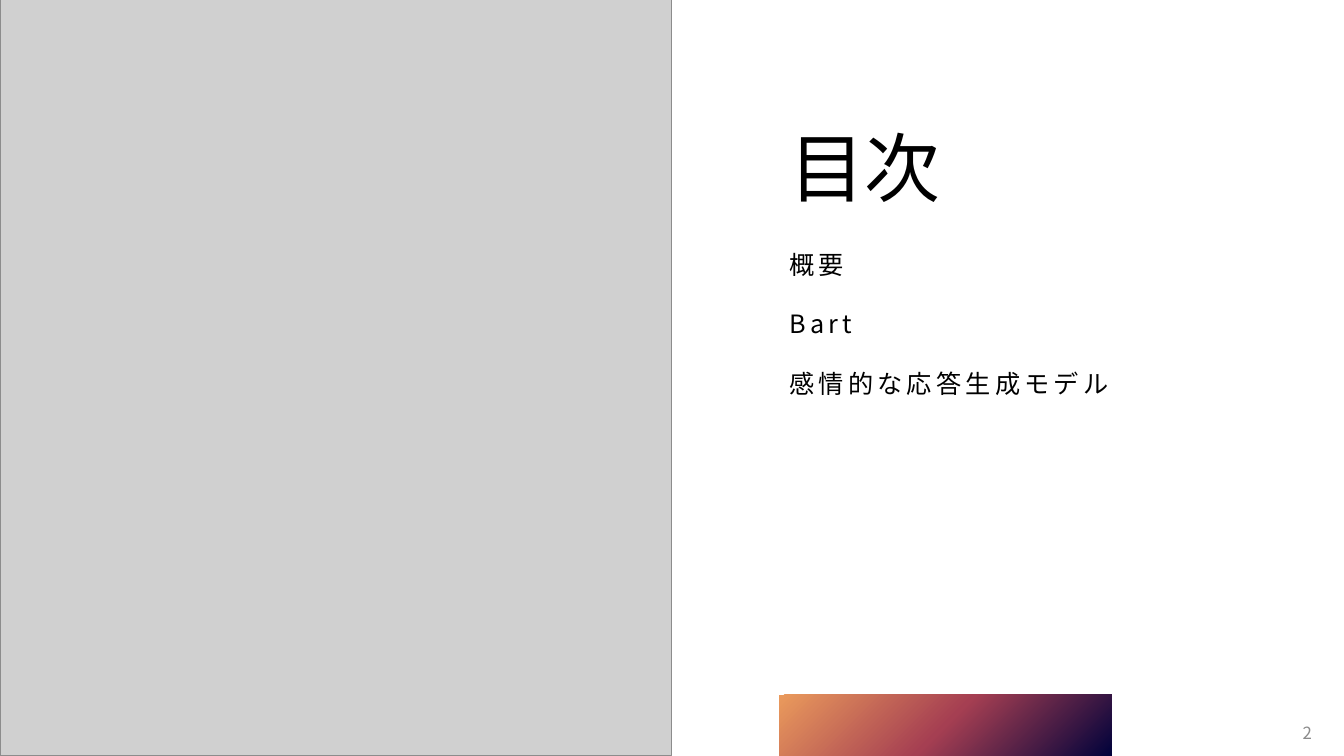
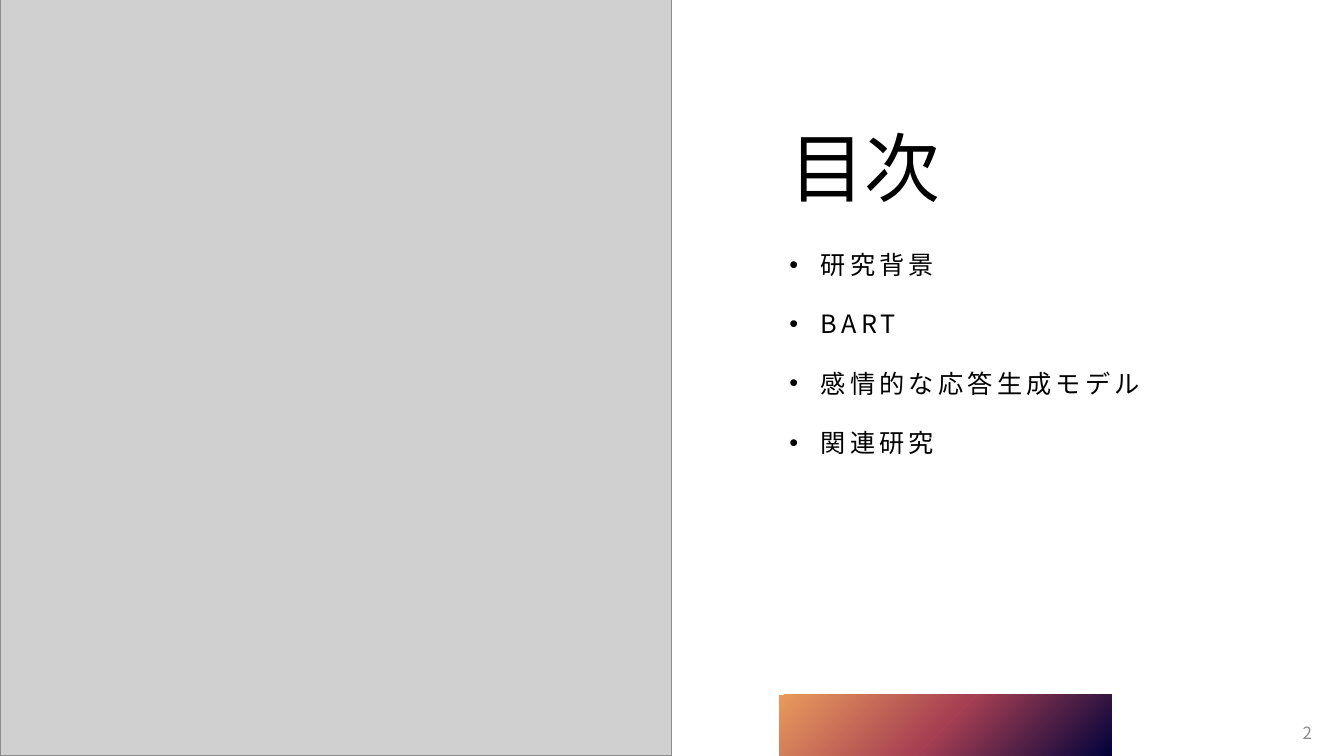
Before and after one commit to Sion1225/Study-Deeplearning-NLP, a slide deck: slide 2 of Presentation/感情認識に基づく対話システム.pptx. Drawn at 1344x756 pixels with LibreOffice and Linux fonts; fonts in the diff are those of the drawing; grey boxes stand for pictures. Boxes give left, top, right and bottom in pixels: in the first picture for what was removed or moved away, otherwise in the second. Text is boxed around its words. In the diff, an @@ line names an element or a change of style, - is before the commit and + after.

```diff
--- a/Presentation/感情認識に基づく対話システム.pptx
+++ b/Presentation/感情認識に基づく対話システム.pptx
@@ text at [821, 252, 934, 333]: text changed @@
-概要
-Bart
+• 研究背景
+• BART
@@ text at [821, 371, 1140, 395]: bullet none to • @@
@@ text at [821, 430, 934, 454]: paragraph added @@
+• 関連研究
```
Also in this commit, not shown: 4 other slides changed, 3 slides added, 2 slides removed.
